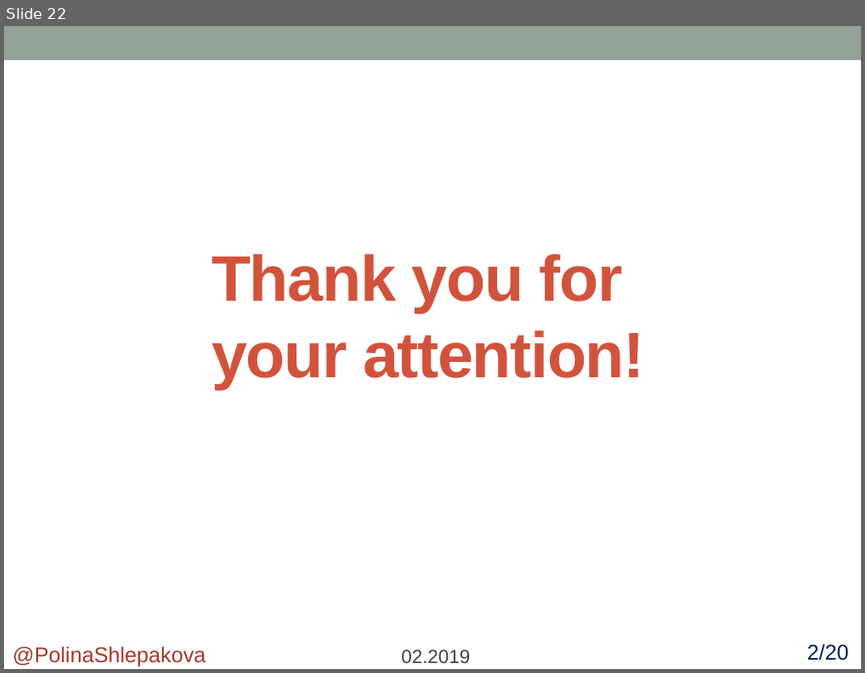
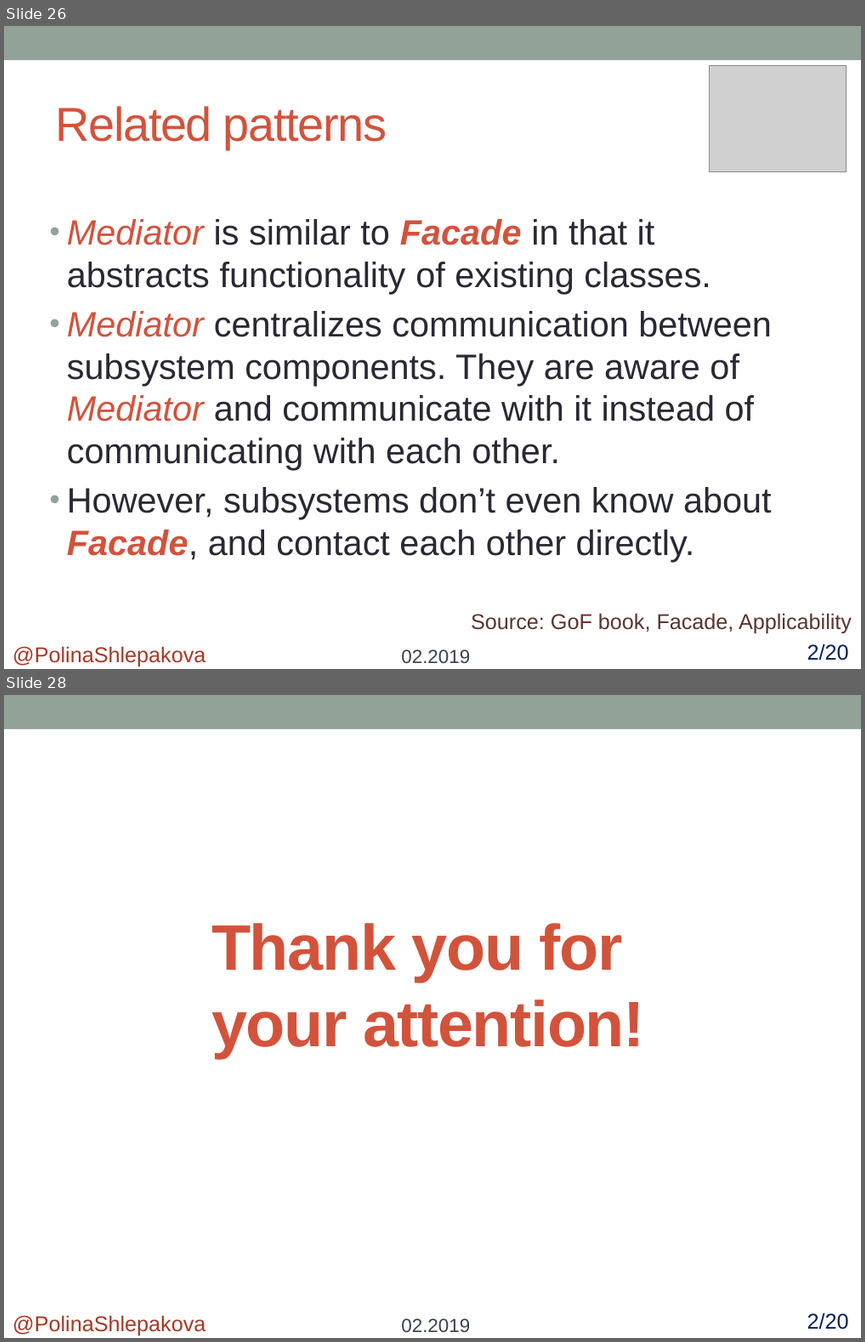
Before and after one commit to polykross/FactoryMethod-Facade, a slide deck: Facade/Presentation/Facade.pptx. Shown one above the other, each under a label of ours: slide 22 before the commit, slides 26 and 28 after it; the slides between them are not shown. The pictures are 865x673 and 865x1342 pixels, drawn with LibreOffice and Linux fonts; fonts in the diff are those of the drawing; grey boxes stand for pictures. Boxes give left, top, right and bottom in pixels: in the first picture for what was removed or moved away, otherwise in the second. Text is boxed around its words. In the diff, an @@ line names an element or a change of style, - is before the commit and + after.

Commit message:
Create the 2nd part of Facade presentation
- applicability
- advantages and disadvanrages
- related patterns
- resources

---
Test:
open Facade/Presentation/Facade.pptx

```diff
--- a/Facade/Presentation/Facade.pptx
+++ b/Facade/Presentation/Facade.pptx
@@ slide 26 added at box(4, 26, 861, 669), background #FFFFFF; not listed: 1 template element that a slide beside it also shows @@
@@ picture added at box(710, 65, 846, 172) @@
@@ title added at box(55, 106, 386, 149), 40 pt, text #D2533C @@
+Related patterns
@@ text added at box(67, 219, 772, 562), 29.6 pt, text #292934 @@
+• Mediator is similar to Facade in that it abstracts functionality of existing classes.
+• Mediator centralizes communication between subsystem components. They are aware of Mediator and communicate with it instead of communicating with each other.
+• However, subsystems don’t even know about Facade, and contact each other directly.
@@ text added at box(471, 612, 851, 634), 18 pt, text #5B352E @@
+Source: GoF book, Facade, Applicability
@@ text added at box(12, 646, 205, 667), 18 pt, text #A53926 @@
+@PolinaShlepakova
@@ text added at box(401, 649, 470, 663), 16 pt, text #394350 @@
+02.2019
@@ text added at box(807, 643, 849, 660), 18 pt, text #002060 @@
+2/20
@@ what was slide 22 is now slide 28 @@
```
Also in this commit, not shown: 3 slides changed, 16 other slides added, 11 slides removed.
